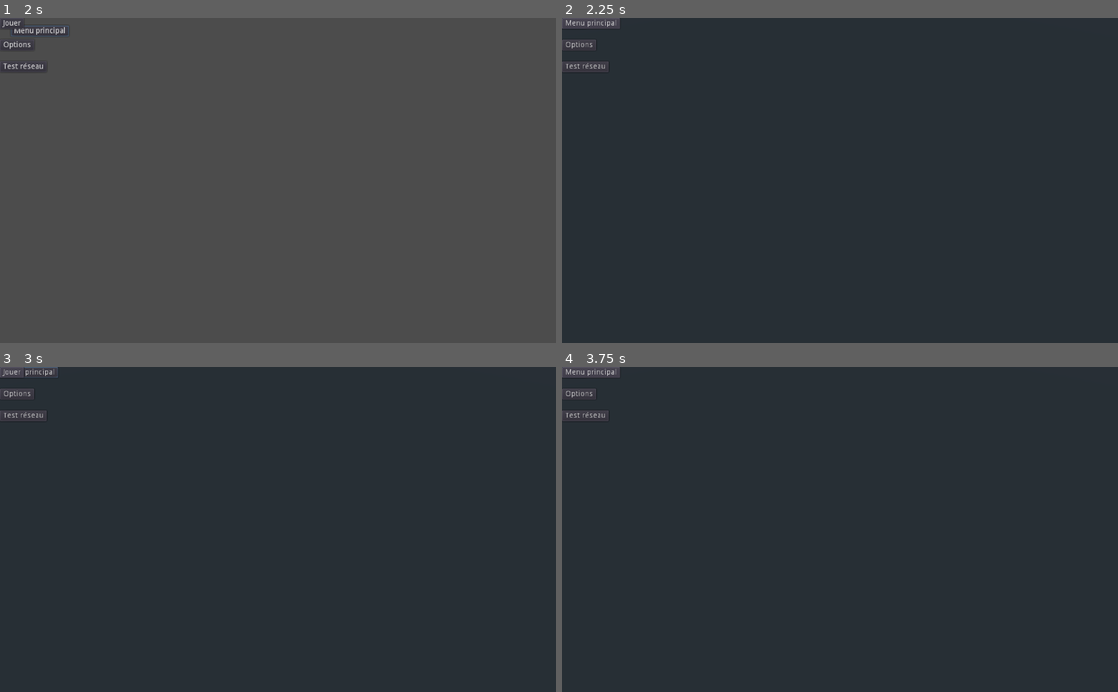
Above: before the commit, frames 1-4 (two rows, left to right).
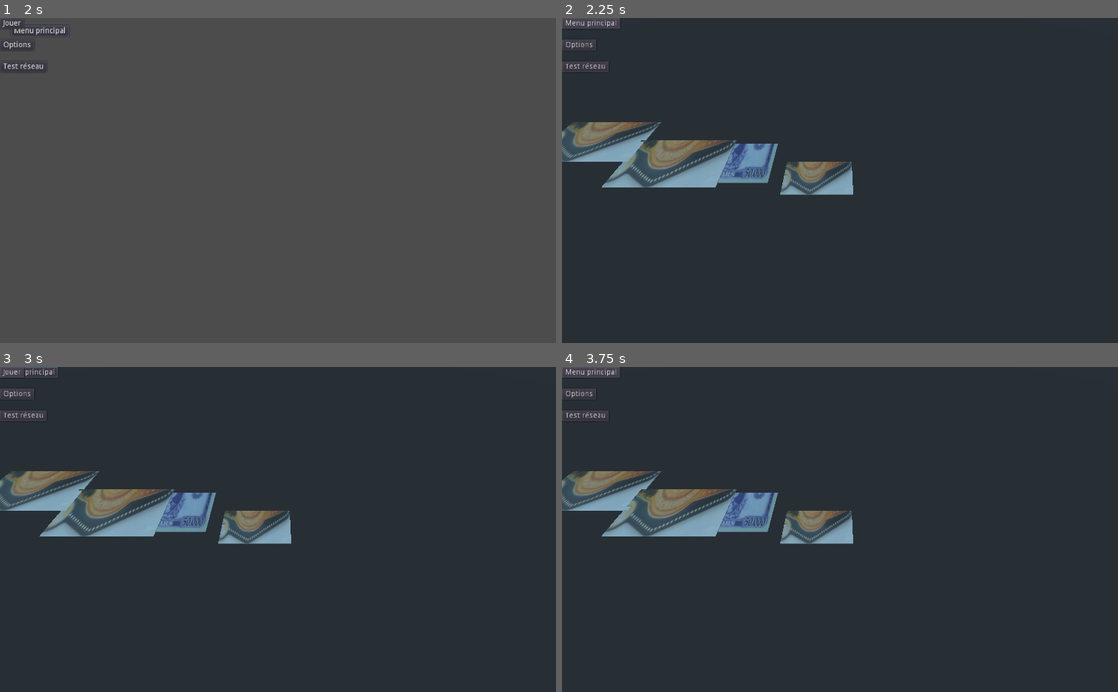
Above: after the commit, the same moments.

Repository: AchilleBaucher/las_vegas
Game: Godot game, scene res://ControlSplash.tscn
Two runs of this game, one before a commit and one after it. Both use one fixed random seed, a clock stepped at 60 frames per second and the inputs below. The engine's default icon, where the game draws it, is replaced by a stand-in: a white triangle on a blue panel in a dark square.
Inputs:
- Up to frame 1 (2 s): tap Enter at 0.5 s; hold Right (ui_right) 0.53-1.25 s; click "Menu principal" at 1.25 s
- Up to frame 2 (2.25 s): click "Jouer" at 2 s
- Up to frame 3 (3 s): click "Jouer" at 2.75 s
- Up to frame 4 (3.75 s): click "Jouer" at 3.5 s

Frame 1 is identical in both runs. In frame 2, 6.2% of the frame differs, in the area x 0-53%, y 32-55%; in frame 3, 6.2%; in frame 4, 6.2%.
Error in both runs: Invalid get index '2' (on base: 'Array'). (res://ControlSplash.gd:15)

Commit message:
Poser quelques cartes

Diff:
--- a/Camera.gd
+++ b/Camera.gd
@@ -14,39 +14,33 @@
 
 # Called every frame. 'delta' is the elapsed time since the previous frame.
 func _process(delta):
-	if Input.get_connected_joypads().size() > 0:
-		var xAxis = Input.get_joy_axis(0,JOY_AXIS_0)
-		var zAxis = Input.get_joy_axis(0,JOY_AXIS_1)
-		#print (abs(xAxis), abs(zAxis))
-		if abs(xAxis)>0.1:
-			translation.z-=delta * xAxis * coef
-		if abs(zAxis)>0.1:
-			translation.x+=delta * zAxis * coef
+	if Input.is_action_pressed("ui_up"):
+		translation.x-=delta * coef
+	if Input.is_action_pressed("ui_down"):
+		translation.x+=delta * coef
+	if Input.is_action_pressed("ui_right"):
+		translation.z-=delta * coef
+	if Input.is_action_pressed("ui_left"):
+		translation.z+=delta * coef
 
-		var xAxis1 = Input.get_joy_axis(0,JOY_AXIS_2)
-		var zAxis1 = Input.get_joy_axis(0,JOY_AXIS_3)
-		if abs(xAxis1)>0.1:
-			translation.y+=delta * xAxis1 * coef
-			#nodeDialog.hide()
-
-		if Input.is_joy_button_pressed(0,JOY_BUTTON_5) and pressed[0]==0:
-			pressed[0]=1
-			print ("R1 pressed")
-
-			var joystickMessage="J"+global.direction+'R'
-			global.mplayer.send_bytes(joystickMessage.to_ascii())
-		elif !Input.is_joy_button_pressed(0,JOY_BUTTON_5) and pressed[0]==1:
-			pressed[0]=0
-			print ("R1 released")
-
-		if Input.is_joy_button_pressed(0,JOY_BUTTON_4) and pressed[1]==0:
-			pressed[1]=1
-			print ("L1 pressed")
-
-			var joystickMessage="J"+global.direction+'L'
-			global.mplayer.send_bytes(joystickMessage.to_ascii())
-		elif !Input.is_joy_button_pressed(0,JOY_BUTTON_4) and pressed[1]==1:
-			pressed[1]=0
-			print ("L1 released")
+#		if Input.is_joy_button_pressed(0,JOY_BUTTON_5) and pressed[0]==0:
+#			pressed[0]=1
+#			print ("R1 pressed")
+#
+#			var joystickMessage="J"+global.direction+'R'
+#			global.mplayer.send_bytes(joystickMessage.to_ascii())
+#		elif !Input.is_joy_button_pressed(0,JOY_BUTTON_5) and pressed[0]==1:
+#			pressed[0]=0
+#			print ("R1 released")
+#
+#		if Input.is_joy_button_pressed(0,JOY_BUTTON_4) and pressed[1]==0:
+#			pressed[1]=1
+#			print ("L1 pressed")
+#
+#			var joystickMessage="J"+global.direction+'L'
+#			global.mplayer.send_bytes(joystickMessage.to_ascii())
+#		elif !Input.is_joy_button_pressed(0,JOY_BUTTON_4) and pressed[1]==1:
+#			pressed[1]=0
+#			print ("L1 released")
 
 #       pass
--- a/ControlGame.tscn
+++ b/ControlGame.tscn
@@ -1,7 +1,8 @@
-[gd_scene load_steps=4 format=2]
+[gd_scene load_steps=5 format=2]
 
 [ext_resource path="res://ControlGame.gd" type="Script" id=1]
 [ext_resource path="res://Camera.gd" type="Script" id=2]
+[ext_resource path="res://Spatial.gd" type="Script" id=3]
 [ext_resource path="res://Dialog.gd" type="Script" id=6]
 
 [node name="ControlGame" type="Control"]
@@ -13,18 +14,19 @@
 }
 
 [node name="Spatial" type="Spatial" parent="."]
+script = ExtResource( 3 )
 
 [node name="Camera" type="Camera" parent="Spatial"]
 transform = Transform( -1.0554e-07, -0.76181, 0.647801, -1.24115e-07, 0.647801, 0.76181, -1, 7.10543e-15, -1.62921e-07, 10, 10, 0 )
 script = ExtResource( 2 )
 
 [node name="Board" type="MeshInstance" parent="Spatial"]
+transform = Transform( 1, 0, 0, 0, 1, 0, 0, 0, 1, 0, 0, 0.000597 )
 
 [node name="Dialog" type="Node2D" parent="Spatial"]
 script = ExtResource( 6 )
 
 [node name="Sprite" type="Sprite" parent="Spatial/Dialog"]
-visible = false
 position = Vector2( 507, 440 )
 scale = Vector2( 0.953125, 0.828125 )
 
--- /dev/null
+++ b/MyMesh.gd
@@ -0,0 +1,28 @@
+extends MeshInstance
+
+class_name MyMesh, "res://icon.png"
+
+# Called when the node enters the scene tree for the first time.
+func _ready():
+	pass # Replace with function body.
+
+# Called every frame. 'delta' is the elapsed time since the previous frame.
+#func _process(delta):
+#	pass
+#
+#func _setEndPosition(v):
+#	pStart=get_translation()
+#	pEnd=v
+#	pMiddle=Vector3((pStart.x+pEnd.x)/2.0,5.0,(pStart.z+pEnd.z)/2.0)
+#	aStart=get_rotation()
+#
+#func _moveFromToFlip(lt):
+#	var q0=pStart.linear_interpolate(pMiddle,lt)
+#	var q1=q0.linear_interpolate(pEnd,lt)
+#	set_translation(q1)
+#	set_rotation(Vector3(0,0,aStart.z).linear_interpolate(Vector3(0,0,aStart.z-PI), lt))
+#
+#func _moveFromTo(lt):
+#	var q0=pStart.linear_interpolate(pMiddle,lt)
+#	var q1=q0.linear_interpolate(pEnd,lt)
+#	set_translation(q1)
--- /dev/null
+++ b/Spatial.gd
@@ -0,0 +1,113 @@
+extends Spatial
+
+
+var myMeshRessource
+var SpatialNode
+
+# Images
+var billetImages = ["res://images/billets/50.jpg"]
+var casinoImages = ["res://images/casinos/1.jpg"]
+var imageDe = "res://images/des/de"
+
+# Répartition des dés des joueurs
+var repartition = [null,null,null,null,null,null]
+
+# Les noeuds des casinos
+var casinoNode = [null,null,null,null,null,null]
+
+# Le noeud des dés
+var deNode = null
+# Quantité totale d'argent du joueur
+
+func _ready():
+	# Le noeud vers spatial (C6)
+	SpatialNode = get_tree().get_root().get_node("ControlGame").get_node("Spatial")
+	# Pointeur vers l'instance future de la classe MyMesh (C6)
+	myMeshRessource = load("res://MyMesh.gd")
+
+	# Créer dynamiquement les noeuds des casios en fils de ce noeud là (C5)
+	casinoNode[0] = createCasino(5,5,5,1,casinoImages[0])
+	var billet1 = createBillet(4,4,4,1,billetImages[0])
+
+	casinoNode[0] = createCasino(5,10,5,2,casinoImages[0])
+	casinoNode[0] = createCasino(3,2,1,3,casinoImages[0])
+	casinoNode[0] = createCasino(4,5,8,4,casinoImages[0])
+#	deNode = createDes(imageDe)
+	var argentTotal = 0
+
+# Fonction créant une nouvelle instance casino
+# Positions de la carte, image du casino, numéro du casino
+func createCasino(posx,posy,posz,numero,imgName):
+	#Créer un pointeur vers la nouvelle instance qu'on vient veut créer
+	var mi = myMeshRessource.new()
+
+	# Positioner le casino au bon endroit
+	mi.set_translation(Vector3(posx,posy,posz))
+
+	# Récupérer le maillage de l'objet
+	var meshObj = load("res://carteCasino.obj")
+	mi.mesh = meshObj
+
+	# Associer une surface à la carte
+	var surface_material = SpatialMaterial.new()
+	mi.set_surface_material(0,surface_material)
+
+	# Associer la texture
+	var texture = ImageTexture.new()
+	texture.load(imgName)
+	surface_material.albedo_texture = texture
+
+	# Ajouter le casino en tant que child
+	SpatialNode.add_child(mi)
+	return mi
+
+func createBillet(posx,posy,posz,nombre,imgName):
+	#Créer un pointeur vers la nouvelle instance qu'on vient veut créer
+	var mi = myMeshRessource.new()
+
+	# Positioner le casino au bon endroit
+	mi.set_translation(Vector3(posx,posy,posz))
+
+	# Récupérer le maillage de l'objet
+	var meshObj = load("res://carteCasino.obj")
+	mi.mesh = meshObj
+
+	# Associer une surface à la carte
+	var surface_material = SpatialMaterial.new()
+	mi.set_surface_material(0,surface_material)
+
+	# Associer la texture
+	var texture = ImageTexture.new()
+	texture.load(imgName)
+	surface_material.albedo_texture = texture
+
+	# Ajouter le casino en tant que child
+	SpatialNode.add_child(mi)
+	return mi
+
+func createDes(couleur):
+	#Créer un pointeur vers la nouvelle instance qu'on vient veut créer
+	var mi = myMeshRessource.new()
+
+	# Positioner le dé au bon endroit
+	mi.set_translation(Vector3(0,0,0))
+
+	# Récupérer le maillage de l'objet
+	var meshObj = load("res://des.obj")
+	mi.mesh = meshObj
+
+	# Associer une surface au dé
+	var surface_material = SpatialMaterial.new()
+	mi.set_surface_material(0,surface_material)
+
+	# Associer la texture
+	var texture = ImageTexture.new()
+	texture.load(couleur)
+	surface_material.albedo_texture = texture
+
+	# Ajouter le dé en tant que child
+	SpatialNode.add_child(mi)
+	return mi
+# Called every frame. 'delta' is the elapsed time since the previous frame.
+#func _process(delta):
+#	pass
--- a/project.godot
+++ b/project.godot
@@ -8,9 +8,14 @@
 
 config_version=4
 
-_global_script_classes=[  ]
+_global_script_classes=[ {
+"base": "MeshInstance",
+"class": "MyMesh",
+"language": "GDScript",
+"path": "res://MyMesh.gd"
+} ]
 _global_script_class_icons={
-
+"MyMesh": "res://icon.png"
 }
 
 [application]
Not shown, added: carteCasino.obj
Binary file added: images/billets/50.jpg
Not shown, added: images/billets/50.jpg.import
Binary file added: images/casinos/1.jpg
Not shown, added: images/casinos/1.jpg.import
Not shown, changed: ex2_udpserver/cmd.sh
